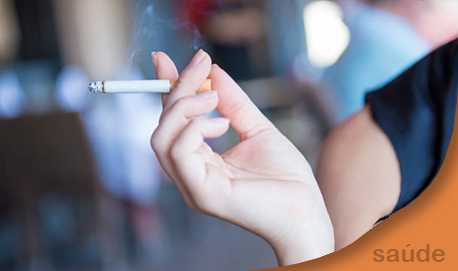
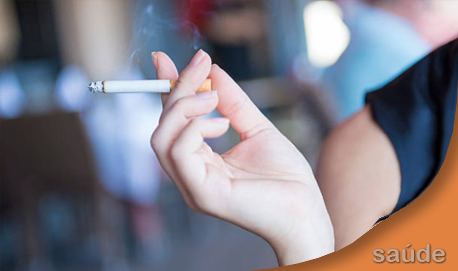
Comparing the layer stacks of the two 458px x 271px images. Changes:
painted on "saúde" over [373, 244, 445, 262]
